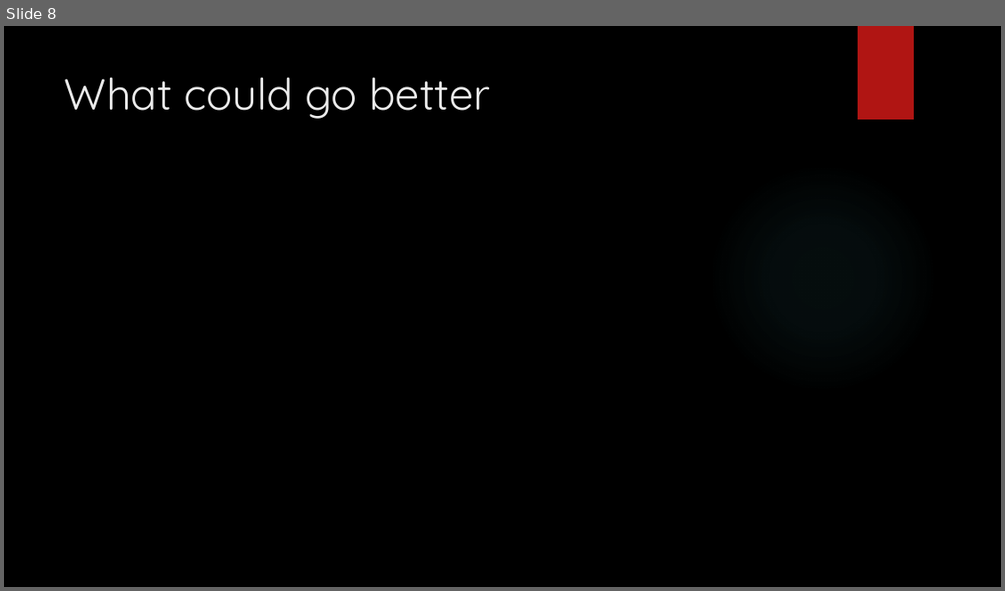
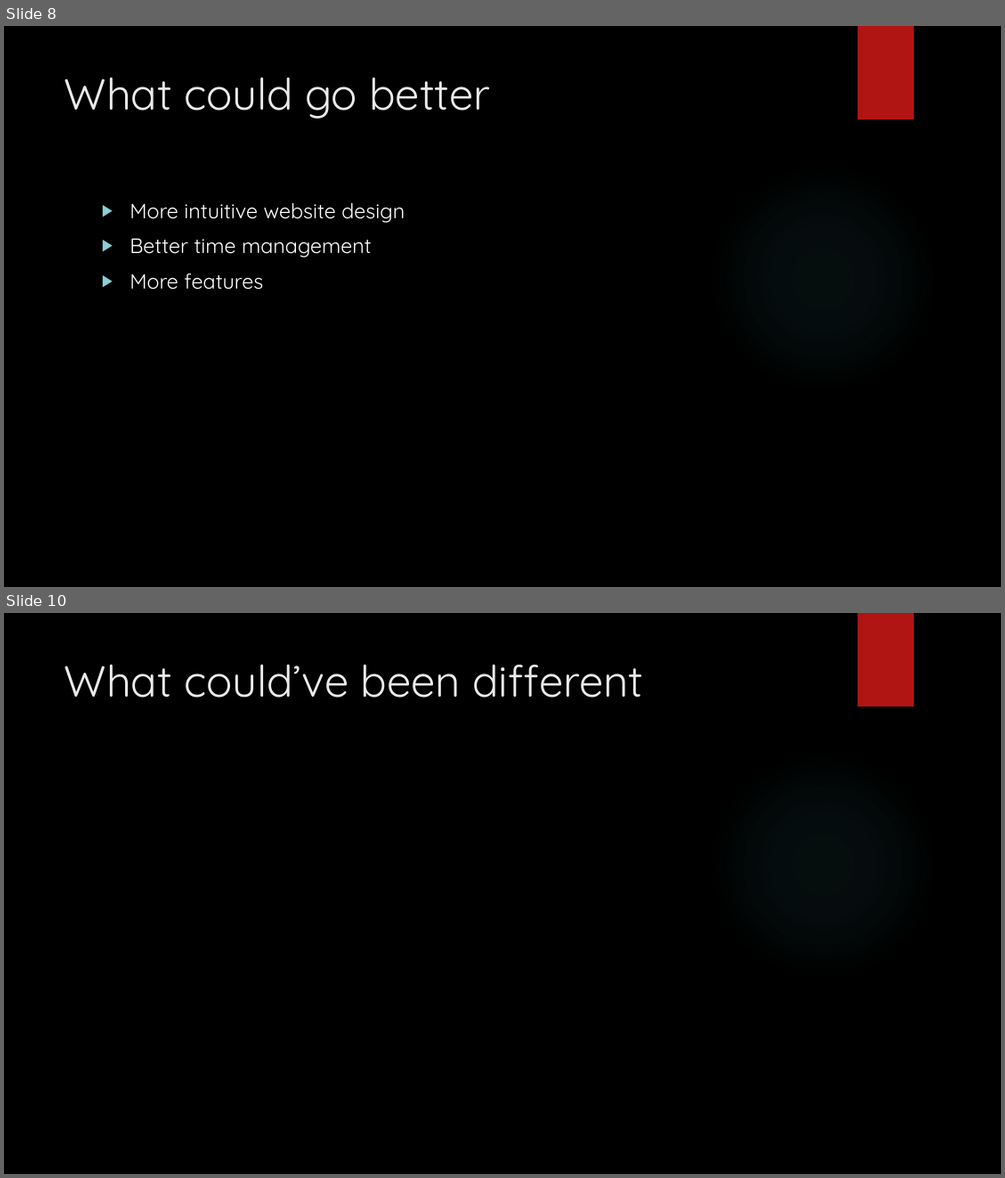
Before and after one commit to EkowTheGreat/QACstuff, a slide deck: SoloProj/Presentation.pptx. Shown one above the other, each under a label of ours: slide 8 before the commit, slides 8 and 10 after it; the slides between them are not shown. The pictures are 1005x591 and 1005x1178 pixels, drawn with LibreOffice and Linux fonts; fonts in the diff are those of the drawing; background and template pictures are left out. Boxes give left, top, right and bottom in pixels: in the first picture for what was removed or moved away, otherwise in the second. Text is boxed around its words. In the diff, an @@ line names an element or a change of style, - is before the commit and + after.

```diff
--- a/SoloProj/Presentation.pptx
+++ b/SoloProj/Presentation.pptx
@@ slide 10 added at (4, 613, 1001, 1174), background picture (left out); not listed: 2 template elements that a slide beside it also shows @@
@@ title added at (65, 664, 643, 698), 42 pt, text #EBEBEB @@
+What could’ve been different
@@ slide 8 changed as well @@
@@ text added at (129, 203, 404, 289), 20 pt, text #FFFFFF @@
+▶ More intuitive website design
+▶ Better time management
+▶ More features
```
Also in this commit, not shown: 5 other slides changed, 6 other slides added, 5 slides removed.
